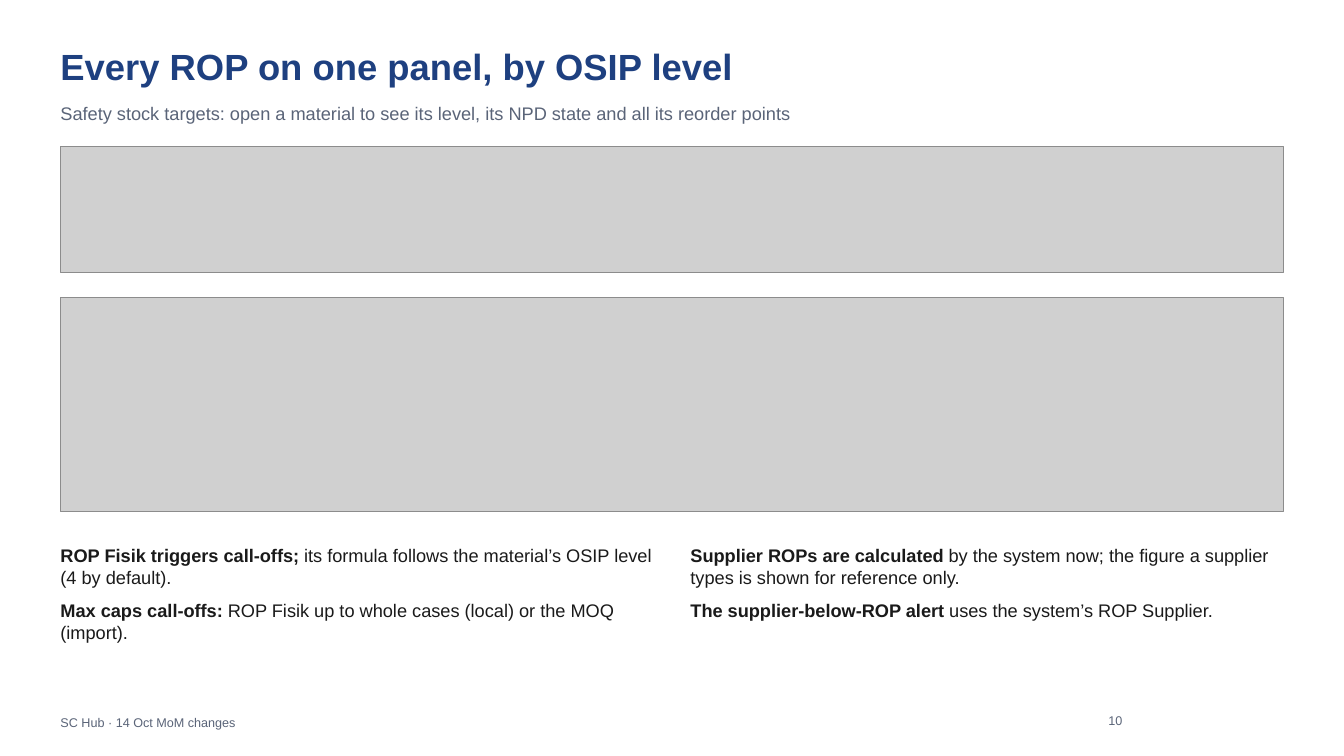
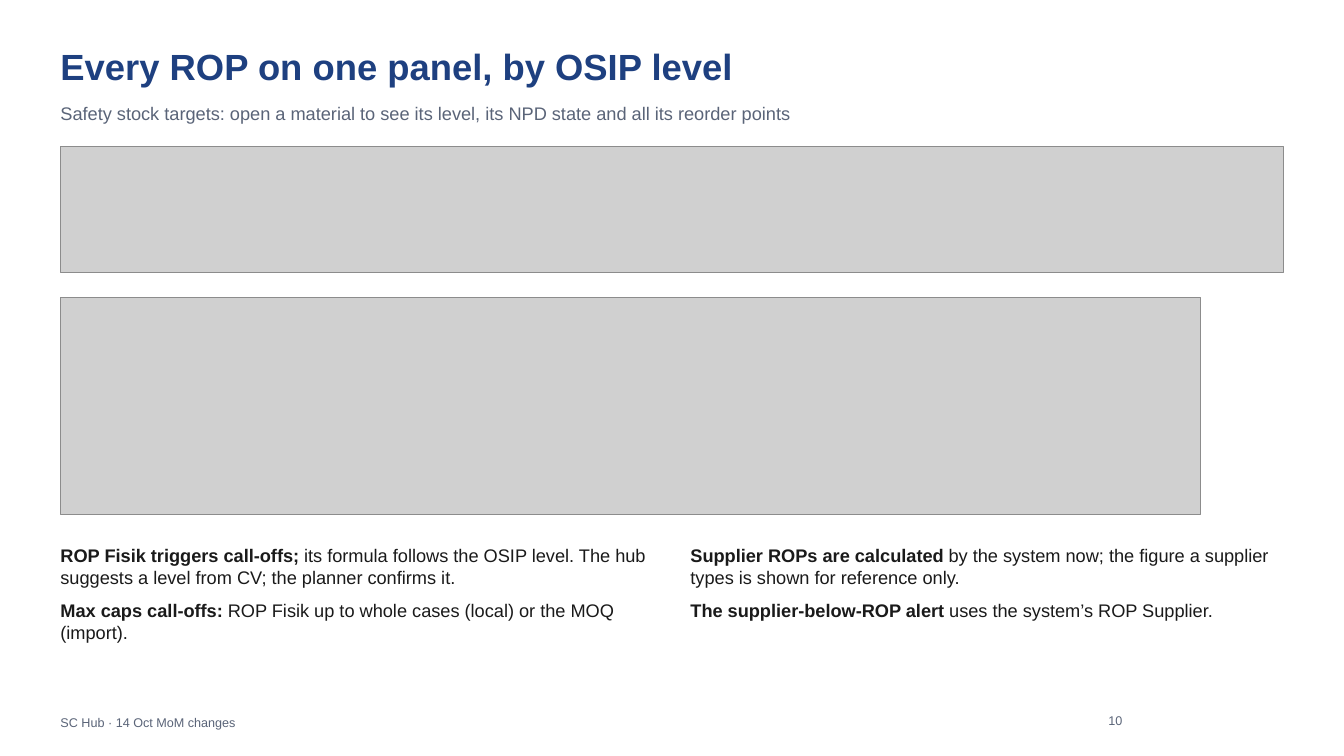
Before and after one commit to javal999/paragon-supplier-portal, a slide deck: slide 10 of docs/supplier-hub/user-guide/SC-Hub-MoM-14-Oct-What-Changed.pptx. Drawn at 1344x756 pixels with LibreOffice and Linux fonts; fonts in the diff are those of the drawing; grey boxes stand for pictures; background and template pictures are left out. Boxes give left, top, right and bottom in pixels: in the first picture for what was removed or moved away, otherwise in the second. Text is boxed around its words. In the diff, an @@ line names an element or a change of style, - is before the commit and + after.

```diff
--- a/docs/supplier-hub/user-guide/SC-Hub-MoM-14-Oct-What-Changed.pptx
+++ b/docs/supplier-hub/user-guide/SC-Hub-MoM-14-Oct-What-Changed.pptx
@@ picture: place and size @@
-picture at box(60, 297, 1284, 512)
+picture at box(60, 297, 1201, 514)
@@ text at box(60, 548, 645, 588): text changed @@
-• ROP Fisik triggers call-offs; its formula follows the material’s OSIP level (4 by default).
+• ROP Fisik triggers call-offs; its formula follows the OSIP level. The hub suggests a level from CV; the planner confirms it.
```
Also in this commit, not shown: 2 other slides changed, 3 other files.
